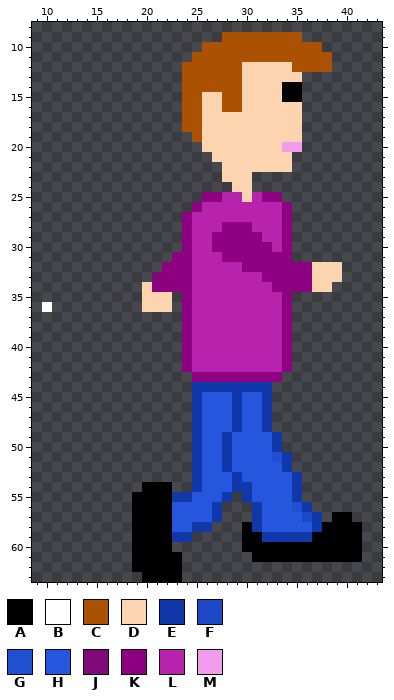
One commit to this pixel-art sprite: resources/sprites/jack_figur/jack_recht1.png. Above is the file before it was changed.
The file is 64x64 pixels. Pixels under 10% opacity are left out. Colours within 5 levels of each other are drawn and written as one. Shown: x 9..43, y 8..63.
Palette (. is transparent): A #000000  B #ffffff  C #ab5102  D #fcd4b0  E #1038ab  F #1c47c5  G #214fd2  H #2756de  J #8d0082d7  K #8d0082  L #b723ad  M #f39ced
Once edited:
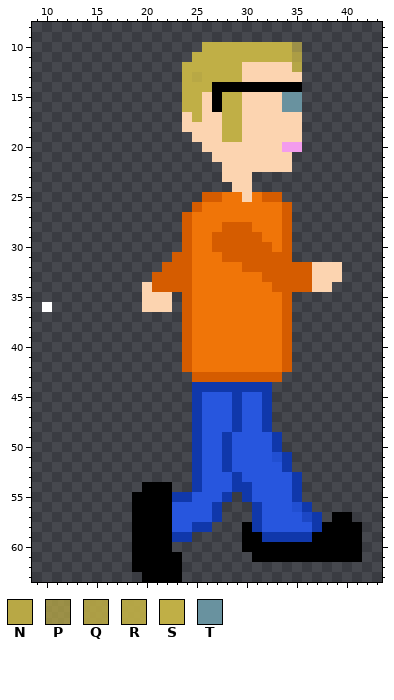
Colours new in this view: N #bfae45f1  P #bfae46b5  Q #c0af45d8  R #c0af46e9  S #c0af46  T #69929f
Change:
colour K: #8d0082 -> #d55c00
colour L: #b723ad -> #f07508
Changed rows in their new state; - is a pixel that keeps its letter.
first column x 24:
 9 ----........---
10 --SSSSSSSSSP..-
11 -SSSSSSSSSSQ...
12 SSSSSS-----R...
13 SNSSSS---------
14 SSSAAAAAAA-----
15 SS-ASS----TT---
16 SS-ASS----TT---
17 DS--SS---------
18 DD--SS---------
19 -D--SS---------
first column x 21:
33 K
Changed places in both pictures, as pixel boxes (x1, y1, x2, y2):
changed: (182, 32, 332, 142)
changed: (152, 192, 312, 382)
